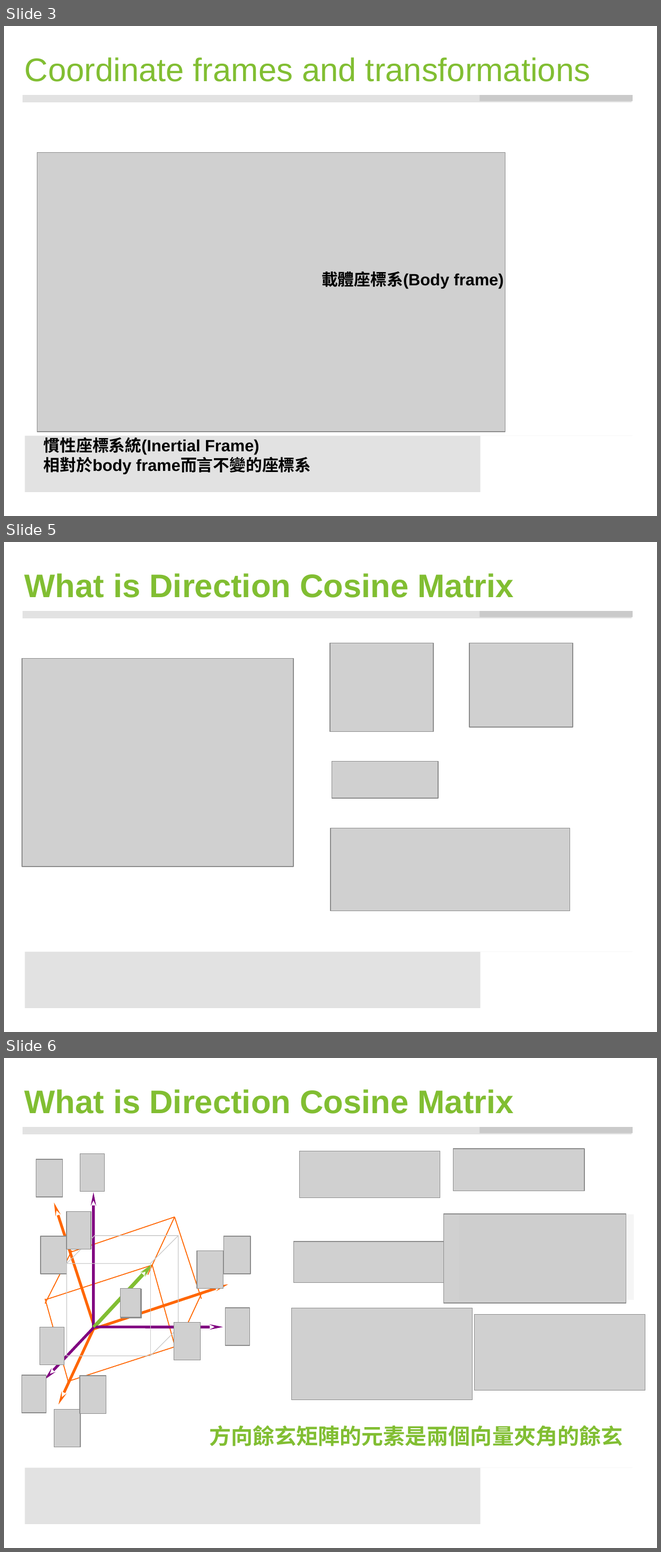
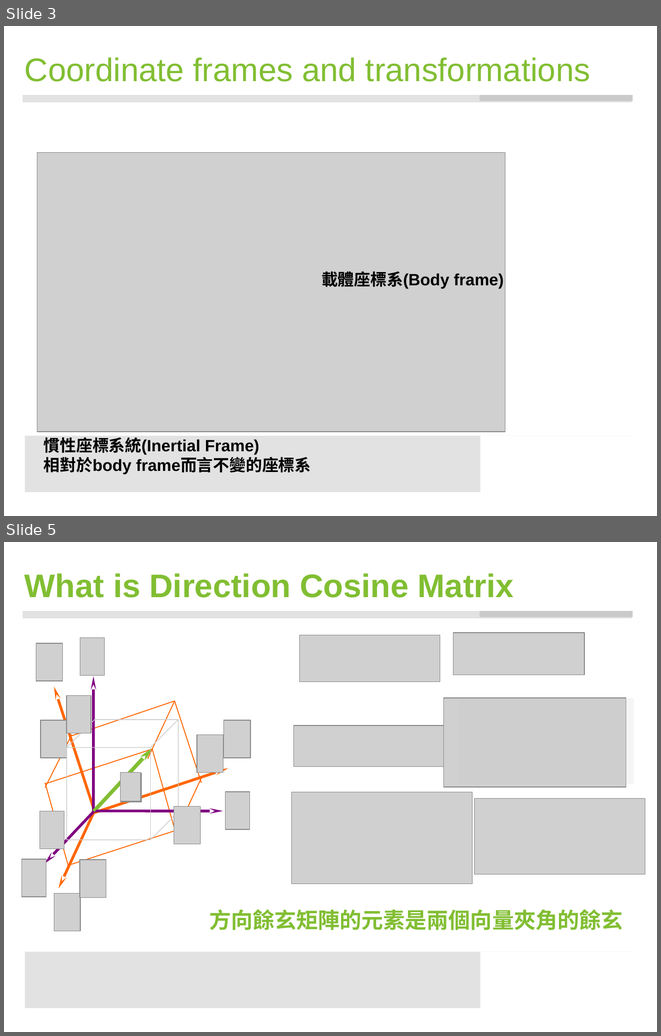
Before and after one commit to ccccjason/VR, a slide deck: data/my_dcm/DCM.pptx. Shown one above the other, each under a label of ours: slides 3, 5 and 6 before the commit, slides 3 and 5 after it; the slides between them are not shown. The pictures are 661x1552 and 661x1036 pixels, drawn with LibreOffice and Linux fonts; fonts in the diff are those of the drawing; grey boxes stand for pictures; background and template pictures are left out. Boxes give left, top, right and bottom in pixels: in the first picture for what was removed or moved away, otherwise in the second. Text is boxed around its words. In the diff, an @@ line names an element or a change of style, - is before the commit and + after.

```diff
--- a/data/my_dcm/DCM.pptx
+++ b/data/my_dcm/DCM.pptx
@@ slide 5 removed at box(4, 542, 657, 1032), background #FFFFFF; not listed: 4 template elements that a slide beside it also shows @@
@@ title removed at box(25, 573, 514, 598) @@
-What is Direction Cosine Matrix
@@ picture removed at box(330, 643, 433, 732) @@
@@ picture removed at box(469, 643, 573, 728) @@
@@ picture removed at box(22, 658, 294, 866) @@
@@ picture removed at box(332, 761, 438, 799) @@
@@ picture removed at box(330, 828, 570, 911) @@
@@ what was slide 6 is now slide 5 @@
```
Also in this commit, not shown: 2 slides changed, 4 slides added, 1 other slide removed.
